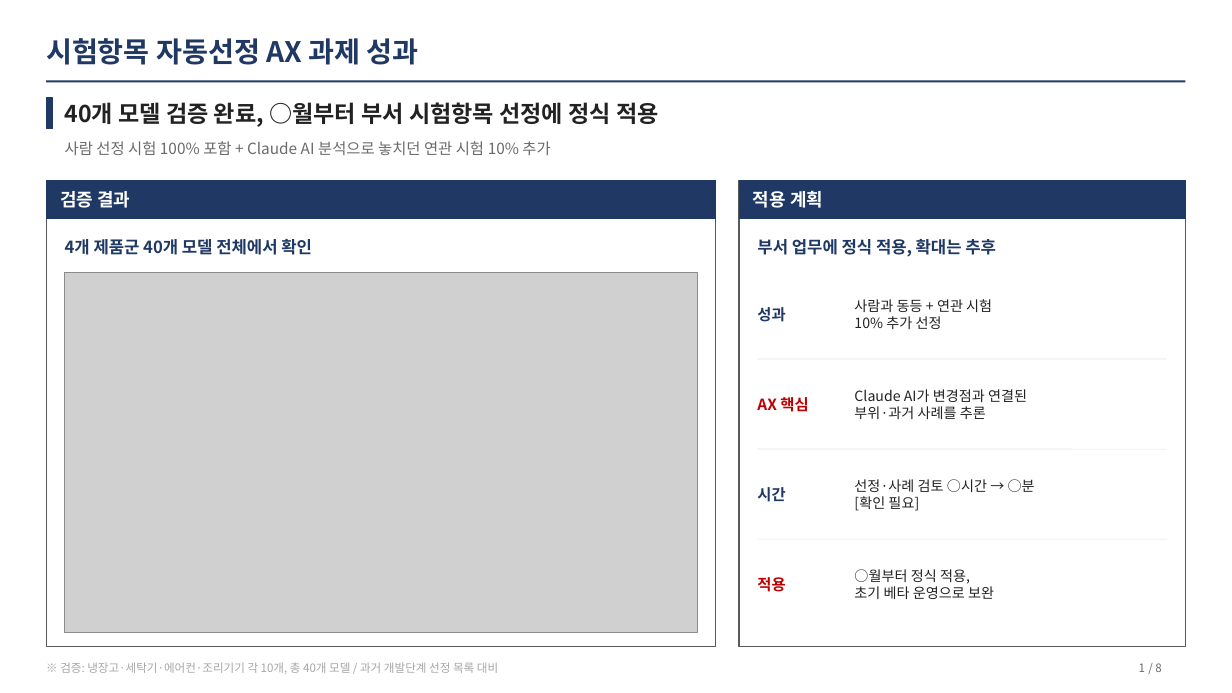
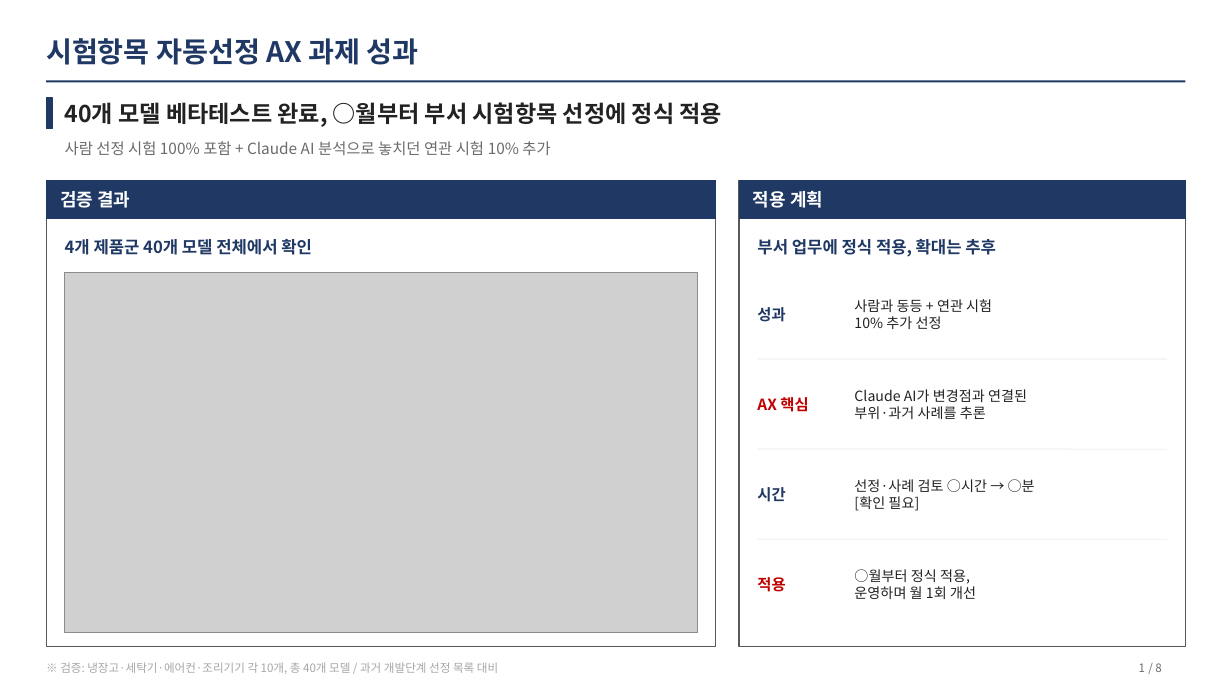
Before and after one commit to kimeungjin-cmd/Start1, a slide deck: slide 1 of output/vp/시험항목자동선정_성과보고.pptx. Drawn at 1232x693 pixels with LibreOffice and Linux fonts; fonts in the diff are those of the drawing; grey boxes stand for pictures. Boxes give left, top, right and bottom in pixels: in the first picture for what was removed or moved away, otherwise in the second. Text is boxed around its words. In the diff, an @@ line names an element or a change of style, - is before the commit and + after.

```diff
--- a/output/vp/시험항목자동선정_성과보고.pptx
+++ b/output/vp/시험항목자동선정_성과보고.pptx
@@ text at bbox=[65, 102, 723, 127]: text changed @@
-40개 모델 검증 완료, ○월부터 부서 시험항목 선정에 정식 적용
+40개 모델 베타테스트 완료, ○월부터 부서 시험항목 선정에 정식 적용
@@ text at bbox=[854, 586, 976, 599]: text changed @@
-초기 베타 운영으로 보완
+운영하며 월 1회 개선
```
Also in this commit, not shown: 3 other slides changed, 3 other files.
